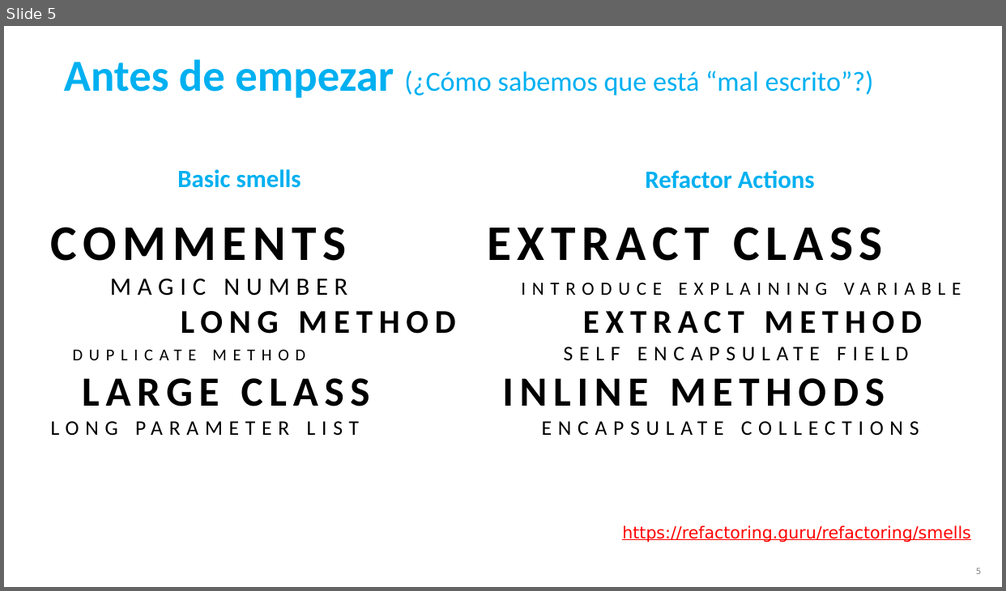
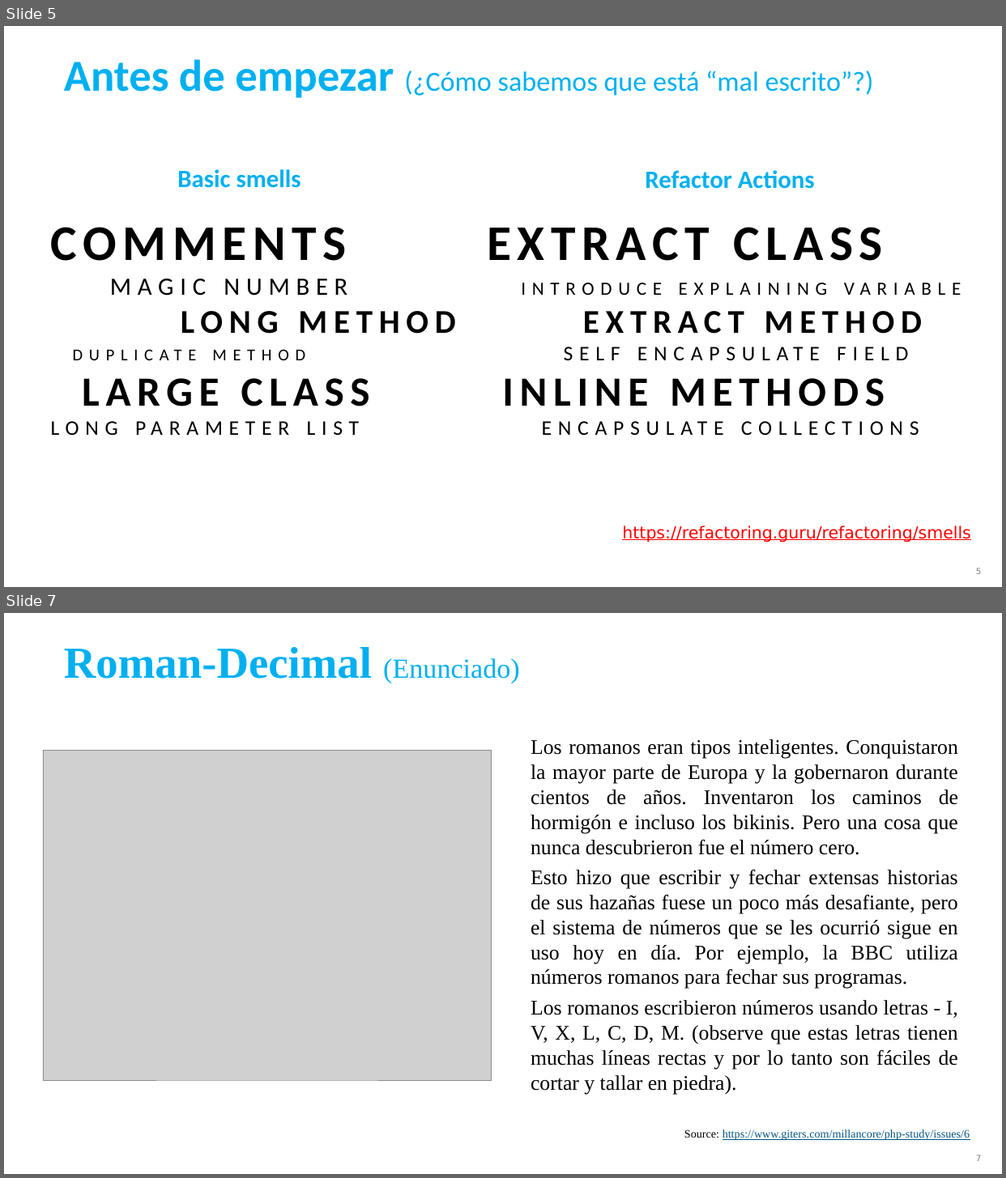
Before and after one commit to ccsw-csd/kata-roman-decimal, a slide deck: Kata Roman-Decimal.pptx. Shown one above the other, each under a label of ours: slide 5 before the commit, slides 5 and 7 after it; the slides between them are not shown. The pictures are 1006x591 and 1006x1178 pixels, drawn with LibreOffice and Linux fonts; fonts in the diff are those of the drawing; grey boxes stand for pictures. Boxes give left, top, right and bottom in pixels: in the first picture for what was removed or moved away, otherwise in the second. Text is boxed around its words. In the diff, an @@ line names an element or a change of style, - is before the commit and + after.

```diff
--- a/Kata Roman-Decimal.pptx
+++ b/Kata Roman-Decimal.pptx
@@ slide 7 added at bbox=[4, 613, 1002, 1174], background #FFFFFF; not listed: 1 template element that a slide beside it also shows @@
@@ text added at bbox=[64, 647, 520, 683], 42.7 pt, text #00B0F0, bold @@
+Roman-Decimal (Enunciado)
@@ picture added at bbox=[43, 751, 491, 1081] @@
@@ text added at bbox=[530, 739, 958, 1094], 20 pt, text #000000 @@
+Los romanos eran tipos inteligentes. Conquistaron la mayor parte de Europa y la gobernaron durante cientos de años. Inventaron los caminos de hormigón e incluso los bikinis. Pero una cosa que nunca descubrieron fue el número cero.
+Esto hizo que escribir y fechar extensas historias de sus hazañas fuese un poco más desafiante, pero el sistema de números que se les ocurrió sigue en uso hoy en día. Por ejemplo, la BBC utiliza números romanos para fechar sus programas.
+Los romanos escribieron números usando letras - I, V, X, L, C, D, M. (observe que estas letras tienen muchas líneas rectas y por lo tanto son fáciles de cortar y tallar en piedra).
@@ text added at bbox=[684, 1130, 970, 1140], 11 pt, text #005481, underline @@
+Source: https://www.giters.com/millancore/php-study/issues/6
```
Also in this commit, not shown: 3 slides changed, 2 other slides added, 1 slide removed.
